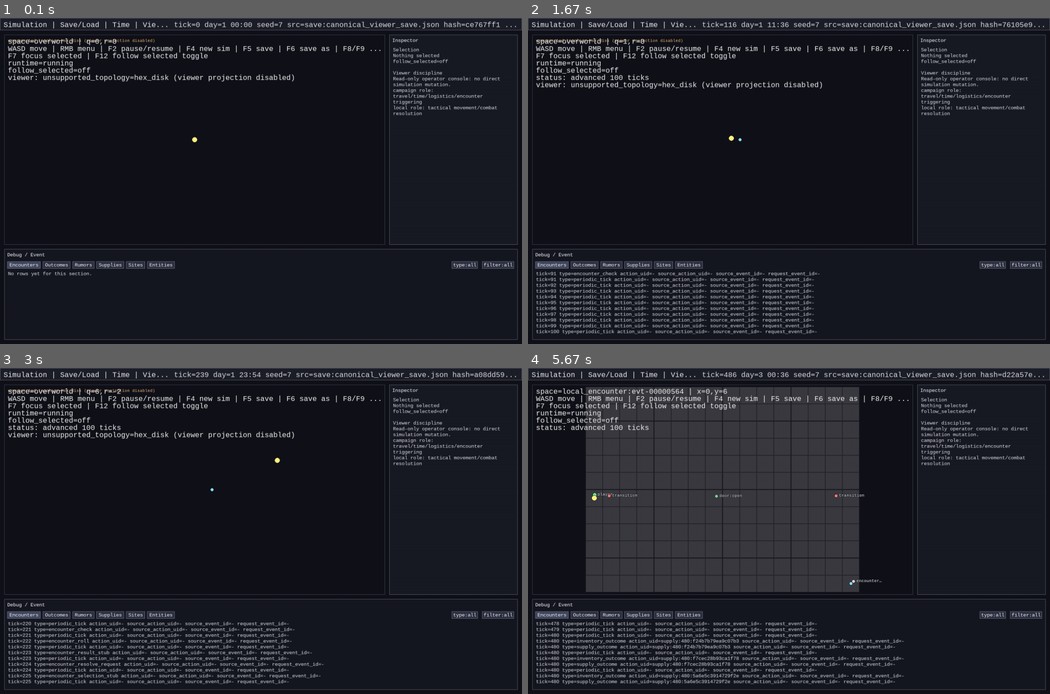
Above: before the commit, frames 1-4 (two rows, left to right).
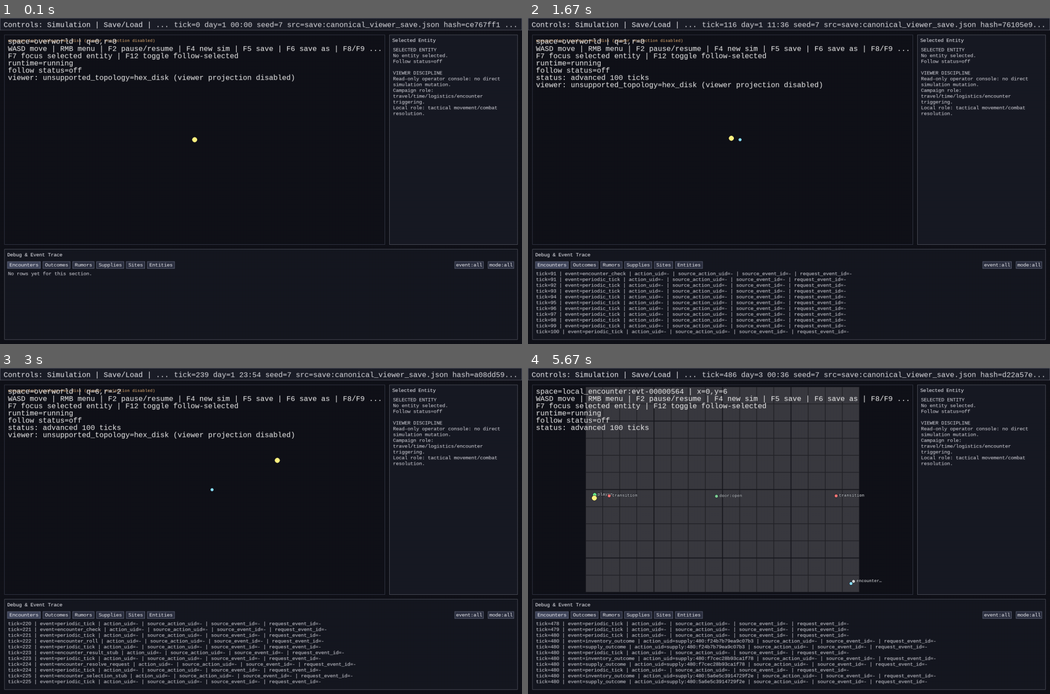
Above: after the commit, the same moments.

Repository: 7seasdotnet/Hexcrawler2
Game: pygame game, started from src/hexcrawler/__main__.py
Same seed, same stepped clock (60 frames per second), same inputs: the game is played once before the commit and once after it.
Inputs:
- Up to frame 1 (0.1 s): no input
- Up to frame 2 (1.67 s): hold D 0.33-0.8 s; click "space=overworld | q=1,r=0" at 0.93 s; tap 2 at 1.22 s; hold W from 1.55 s (still down)
- Up to frame 3 (3 s): tap 1 at 1.7 s; release W at 1.85 s; hold D 1.88-2.35 s; tap 2 at 2.03 s; hold A 2.38-2.92 s; tap Page Down at 2.53 s; hold S from 2.95 s (still down)
- Up to frame 4 (5.67 s): tap 1 at 3.1, 4.27 s; release S at 3.25 s; hold A 3.28-3.68 s; tap 2 at 3.43, 4.93 s; hold W 3.72-4.08 s; tap Page Down at 3.87, 5.33 s; hold D 4.12-4.75 s; hold S 4.78-5.15 s; hold A 5.18-5.65 s

The runs differ from the first frame. In frame 1, 0.9% of the frame differs, in the area x 0-96%, y 1-77%; in frame 2, 4.2%; in frame 3, 4.3%; in frame 4, 4.9%, in the area x 0-96%, y 1-97%.

Commit message:
viewer: polish inspector and debug legibility labels

Diff:
--- a/src/hexcrawler/cli/pygame_viewer.py
+++ b/src/hexcrawler/cli/pygame_viewer.py
@@ -544,7 +544,7 @@
 
 def _debug_filter_label(debug_filter_state: DebugFilterState) -> str:
     event_type = debug_filter_state.event_type_filter if debug_filter_state.event_type_filter is not None else "all"
-    return f"mode={debug_filter_state.mode} type={event_type}"
+    return f"debug filter: mode={debug_filter_state.mode} event_type={event_type}"
 
 
 def _build_debug_filter_trace_rows(
@@ -592,8 +592,8 @@
     if not isinstance(request_event_id, str) or not request_event_id:
         request_event_id = "-"
     return (
-        f"tick={tick} type={event_type} action_uid={action_uid} source_action_uid={source_action_uid} "
-        f"source_event_id={source_event_id} request_event_id={request_event_id}"
+        f"tick={tick} | event={event_type} | action_uid={action_uid} | source_action_uid={source_action_uid} | "
+        f"source_event_id={source_event_id} | request_event_id={request_event_id}"
     )
 
 @dataclass(frozen=True)
@@ -1443,7 +1443,7 @@
         f"tick={sim.state.tick} day={day_display} {hours:02d}:{minutes:02d} "
         f"seed={sim.seed} src={identity} hash={hash_suffix} follow={follow_state.status}"
     )
-    sections_text = "Simulation | Save/Load | Time | View | Debug"
+    sections_text = "Controls: Simulation | Save/Load | Time | View | Debug"
     left_label = _truncate_text_to_pixel_width(sections_text, font, 460)
     right_label = _truncate_text_to_pixel_width(metadata_text, font, max(160, bar_rect.width - 490))
     screen.blit(font.render(left_label, True, (235, 235, 240)), (10, 8))
@@ -1470,9 +1470,9 @@
     lines = [
         context_line,
         "WASD move | RMB menu | F2 pause/resume | F4 new sim | F5 save | F6 save as | F8/F9 load | 1/2/3 advance | ESC quit",
-        "F7 focus selected | F12 follow selected toggle",
+        "F7 focus selected entity | F12 toggle follow-selected",
         f"runtime={'paused' if runtime_state.paused else 'running'}",
-        f"follow_selected={follow_state.status}",
+        f"follow status={follow_state.status}",
     ]
     if status_message:
         lines.append(f"status: {status_message}")
@@ -1747,20 +1747,20 @@
     scroll_offset: int,
     follow_state: FollowSelectionState,
 ) -> tuple[pygame.Rect, int]:
-    content_rect = _render_panel_frame(screen, panel_rect, "Inspector", font)
+    content_rect = _render_panel_frame(screen, panel_rect, "Selected Entity", font)
     selected_entity_id = sim.selected_entity_id(owner_entity_id=PLAYER_ID)
     lines: list[str] = []
     if selected_entity_id:
         lines.extend(_selected_entity_lines(sim, selected_entity_id, follow_status=follow_state.status))
     else:
-        lines.extend(["Selection", "Nothing selected", f"follow_selected={follow_state.status}"])
+        lines.extend(["SELECTED ENTITY", "No entity selected.", f"Follow status={follow_state.status}"])
     lines.extend(
         [
             "",
-            "Viewer discipline",
+            "VIEWER DISCIPLINE",
             "Read-only operator console: no direct simulation mutation.",
-            "campaign role: travel/time/logistics/encounter triggering",
-            "local role: tactical movement/combat resolution",
+            "Campaign role: travel/time/logistics/encounter triggering.",
+            "Local role: tactical movement/combat resolution.",
         ]
     )
     wrapped_count = _render_wrapped_lines(screen, font, content_rect, lines, scroll_offset=scroll_offset)
@@ -1912,7 +1912,7 @@
     panel_rect: pygame.Rect,
     cache: DebugPanelRenderCache,
 ) -> tuple[dict[str, pygame.Rect], dict[str, int]]:
-    content_rect = _render_panel_frame(screen, panel_rect, "Debug / Event", font, bg_color=(22, 24, 33))
+    content_rect = _render_panel_frame(screen, panel_rect, "Debug & Event Trace", font, bg_color=(22, 24, 33))
     section_rects: dict[str, pygame.Rect] = {}
 
     rows_by_section = build_debug_panel_render_cache(sim, rumor_state, debug_filter_state, cache)
@@ -1930,7 +1930,7 @@
         section_rects[section_name] = tab_rect
         tab_x = tab_rect.right + 6
 
-    filter_mode_text = _truncate_text_to_pixel_width(f"filter:{debug_filter_state.mode}", font, max(60, content_rect.width // 3))
+    filter_mode_text = _truncate_text_to_pixel_width(f"mode:{debug_filter_state.mode}", font, max(60, content_rect.width // 3))
     filter_mode_surface = font.render(filter_mode_text, True, (240, 240, 245))
     filter_mode_rect = pygame.Rect(content_rect.right - filter_mode_surface.get_width() - 10, tab_y, filter_mode_surface.get_width() + 8, 20)
     pygame.draw.rect(screen, (44, 48, 64), filter_mode_rect)
@@ -1939,7 +1939,7 @@
     section_rects["debug_filter_mode"] = filter_mode_rect
 
     type_label = debug_filter_state.event_type_filter if debug_filter_state.event_type_filter is not None else "all"
-    filter_type_text = _truncate_text_to_pixel_width(f"type:{type_label}", font, max(60, content_rect.width // 3))
+    filter_type_text = _truncate_text_to_pixel_width(f"event:{type_label}", font, max(60, content_rect.width // 3))
     filter_type_surface = font.render(filter_type_text, True, (240, 240, 245))
     filter_type_rect = pygame.Rect(
         max(content_rect.x, filter_mode_rect.x - filter_type_surface.get_width() - 20),
@@ -1963,7 +1963,7 @@
 
     selected_entity_id = sim.selected_entity_id(owner_entity_id=PLAYER_ID)
     if selected_entity_id:
-        tag = _truncate_text_to_pixel_width(f"selected={selected_entity_id}", font, max(1, panel_rect.width - 22))
+        tag = _truncate_text_to_pixel_width(f"selected entity: {selected_entity_id}", font, max(1, panel_rect.width - 22))
         screen.blit(font.render(tag, True, (185, 215, 185)), (panel_rect.x + 10, panel_rect.y + 8))
 
     return section_rects, section_counts
@@ -2159,7 +2159,7 @@
 ) -> list[str]:
     entity = sim.state.entities.get(selected_entity_id)
     if entity is None:
-        return ["Selection", f"entity_id={selected_entity_id}", "Entity not found in current simulation state."]
+        return ["SELECTED ENTITY", f"Entity ID: {selected_entity_id}", "Entity not found in current simulation state."]
 
     stats = entity.stats if isinstance(entity.stats, dict) else {}
     faction_id = stats.get("faction_id") if isinstance(stats.get("faction_id"), str) else None
@@ -2174,20 +2174,20 @@
     recent_relevant_events = _selected_entity_recent_trace_rows(sim, selected_entity_id)
 
     lines = [
-        "Selection",
-        f"entity_id={entity.entity_id}",
-        f"space_id={entity.space_id}",
-        f"space_role={space_role}",
-        f"faction_id={faction_id if faction_id else '-'}",
-        f"role={role_value if role_value else (entity.template_id if entity.template_id else '-')}",
-        f"location={_entity_location_text(sim, entity)}",
-        f"target_location={target_summary}",
-        f"source_belief_id={source_belief_id if source_belief_id else '-'}",
-        f"source_action_uid={source_action_uid}",
-        "selected_state=active",
-        f"follow_selected={follow_status}",
+        "SELECTED ENTITY",
+        f"Entity ID: {entity.entity_id}",
+        f"Space ID: {entity.space_id}",
+        f"Space role: {space_role}",
+        f"Faction: {faction_id if faction_id else '-'}",
+        f"Role: {role_value if role_value else (entity.template_id if entity.template_id else '-')}",
+        f"Location: {_entity_location_text(sim, entity)}",
+        f"Target location: {target_summary}",
+        f"Source belief: {source_belief_id if source_belief_id else '-'}",
+        f"Source action UID: {source_action_uid}",
+        "Selection state: active",
+        f"Follow status: {follow_status}",
         "",
-        "Recent relevant events",
+        "RECENT EVENTS",
     ]
     if recent_relevant_events:
         lines.extend(recent_relevant_events)
@@ -2244,7 +2244,7 @@
     source_action_uid = params.get("source_action_uid", "-")
     if not isinstance(source_action_uid, str) or not source_action_uid:
         source_action_uid = "-"
-    return f"tick={tick} type={event_type} action_uid={action_uid} source_action_uid={source_action_uid}"
+    return f"tick={tick} | event={event_type} | action_uid={action_uid} | source_action_uid={source_action_uid}"
 
 
 def _hover_readout(sim: Simulation, pixel_pos: tuple[int, int], center: tuple[float, float], zoom_scale: float = 1.0) -> str | None:
--- a/tests/test_pygame_viewer_cli.py
+++ b/tests/test_pygame_viewer_cli.py
@@ -34,7 +34,9 @@
     _build_debug_filter_trace_rows,
     _cycle_debug_event_type_filter,
     _cycle_debug_filter_mode,
+    _debug_filter_label,
     _debug_rows_by_section,
+    _format_debug_trace_row,
 )
 from hexcrawler.sim.core import EntityState
 from hexcrawler.sim.encounters import (
@@ -629,11 +631,11 @@
 
     lines = _selected_entity_lines(sim, investigator.entity_id)
 
-    assert any("entity_id=investigator:test" in line for line in lines)
-    assert any("faction_id=red_fang" in line for line in lines)
-    assert any("role=investigator" in line for line in lines)
-    assert any("source_belief_id=belief:123" in line for line in lines)
-    assert any("target_location=overworld_hex:2,1" in line for line in lines)
+    assert any("Entity ID: investigator:test" in line for line in lines)
+    assert any("Faction: red_fang" in line for line in lines)
+    assert any("Role: investigator" in line for line in lines)
+    assert any("Source belief: belief:123" in line for line in lines)
+    assert any("Target location: overworld_hex:2,1" in line for line in lines)
 
 
 def test_selection_commands_do_not_mutate_world_state_until_sim_step() -> None:
@@ -722,8 +724,8 @@
 
     rows = _selected_entity_recent_trace_rows(sim, selected_entity_id)
 
-    assert any("type=viewer_trace_match" in row for row in rows)
-    assert any("type=viewer_trace_match_target" in row for row in rows)
+    assert any("event=viewer_trace_match" in row for row in rows)
+    assert any("event=viewer_trace_match_target" in row for row in rows)
     assert all("viewer_trace_irrelevant" not in row for row in rows)
 
 
@@ -741,7 +743,7 @@
 
     rows = _selected_entity_recent_trace_rows(sim, selected_entity_id)
 
-    assert ["type=viewer_trace_2" in rows[0], "type=viewer_trace_1" in rows[1], "type=viewer_trace_0" in rows[2]] == [True, True, True]
+    assert ["event=viewer_trace_2" in rows[0], "event=viewer_trace_1" in rows[1], "event=viewer_trace_0" in rows[2]] == [True, True, True]
 
 
 def test_selected_entity_lines_include_trace_section_and_source_action_uid() -> None:
@@ -759,10 +761,10 @@
 
     lines = _selected_entity_lines(sim, investigator.entity_id)
 
-    assert any("space_id=overworld" in line for line in lines)
-    assert any("source_action_uid=source-action-77" in line for line in lines)
-    assert any(line == "Recent relevant events" for line in lines)
-    assert any("type=viewer_trace_line" in line for line in lines)
+    assert any("Space ID: overworld" in line for line in lines)
+    assert any("Source action UID: source-action-77" in line for line in lines)
+    assert any(line == "RECENT EVENTS" for line in lines)
+    assert any("event=viewer_trace_line" in line for line in lines)
 
 
 def test_selected_entity_lines_include_follow_status_indicator() -> None:
@@ -772,7 +774,7 @@
 
     lines = _selected_entity_lines(sim, investigator.entity_id, follow_status="inactive")
 
-    assert any(line == "follow_selected=inactive" for line in lines)
+    assert any(line == "Follow status: inactive" for line in lines)
 
 
 def test_event_trace_entry_mentions_entity_checks_known_fields_only() -> None:
@@ -908,3 +910,29 @@
 
     assert any(entry.get("event_type") == "ctx_source_event" for entry in rows)
     assert all(entry.get("event_type") != "ctx_action_overlap" for entry in rows)
+
+
+def test_debug_filter_label_uses_readable_status_prefix() -> None:
+    label = _debug_filter_label(DebugFilterState(mode="selected_entity", event_type_filter="encounter_action_outcome"))
+
+    assert label == "debug filter: mode=selected_entity event_type=encounter_action_outcome"
+
+
+def test_format_debug_trace_row_uses_bounded_pipe_separators() -> None:
+    row = _format_debug_trace_row(
+        {
+            "tick": 7,
+            "event_type": "viewer_event",
+            "params": {
+                "action_uid": "a-1",
+                "source_action_uid": "a-0",
+                "source_event_id": "e-1",
+                "request_event_id": "e-0",
+            },
+        }
+    )
+
+    assert row == (
+        "tick=7 | event=viewer_event | action_uid=a-1 | source_action_uid=a-0 | "
+        "source_event_id=e-1 | request_event_id=e-0"
+    )
Not shown, changed: docs/STATUS.md
